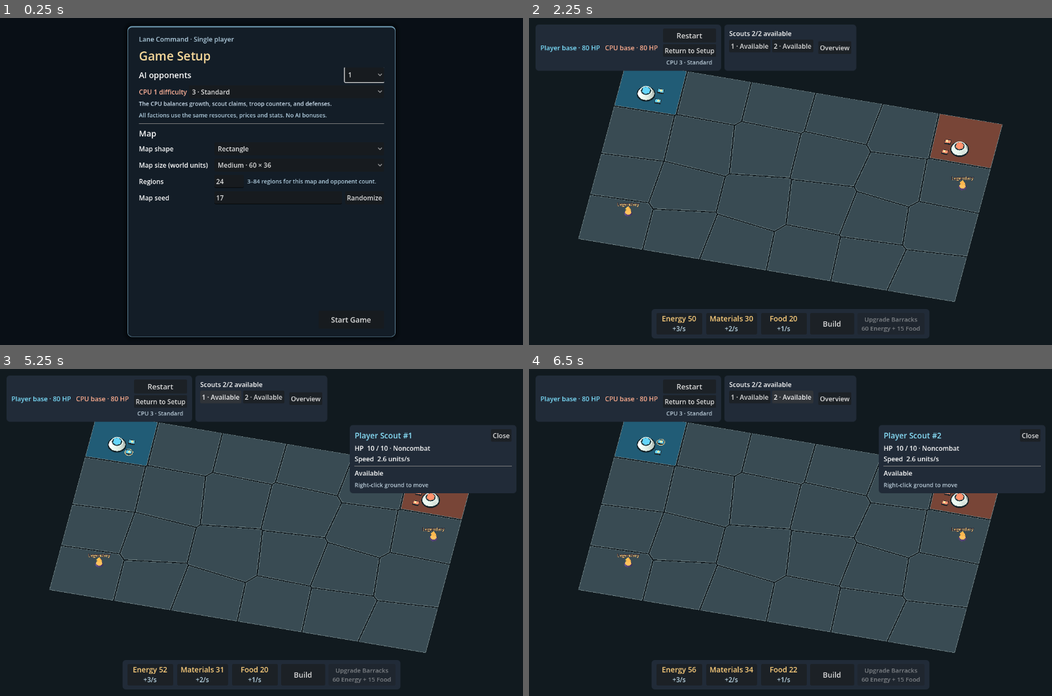
Above: before the commit, frames 1-4 (two rows, left to right).
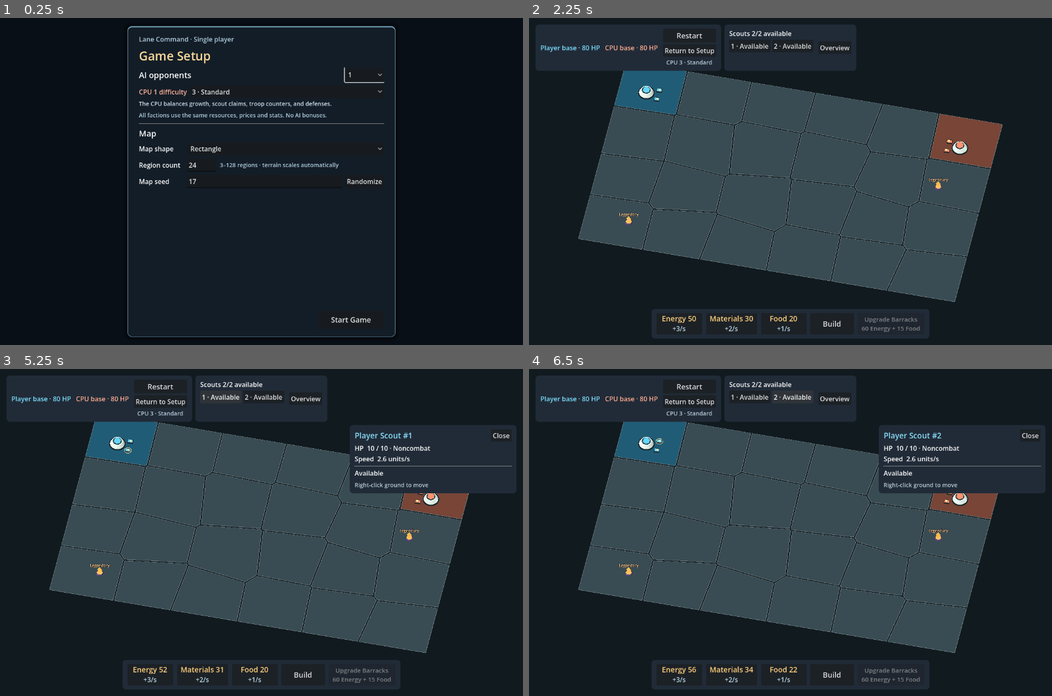
Above: after the commit, the same moments.

Repository: Appietro516/lane-command
Game: Godot game, scene res://game.tscn
Two runs of this game, one before a commit and one after it. Both use one fixed random seed, a clock stepped at 60 frames per second and the inputs below.
Inputs (mouse positions are in pixels of both pictures, inside the frame that each line leads up to):
- Up to frame 1 (0.25 s): no input
- Up to frame 2 (2.25 s): click "Rectangle" at 0.5 s; click (827, 165) at 1.25 s, where only the run before the commit has a clickable "Medium · 60 × 36"; click "Start Game" at 2 s
- Up to frame 3 (5.25 s): click "Restart" at 2.75 s; click "Restart" at 3.5 s; click "Restart" at 4.25 s; click "1 · Available" at 5 s
- Up to frame 4 (6.5 s): click "2 · Available" at 5.75 s

The runs differ from the first frame. In frame 1, 0.9% of the frame differs, in the area x 26-74%, y 39-57%; in frame 2, 1.1%, in the area x 9-91%, y 16-87%; in frame 3, 1.0%; in frame 4, 1.0%.

Commit message:
Scale generated worlds by region count and add circular terrain

Diff:
--- a/match/map_settings.gd
+++ b/match/map_settings.gd
@@ -1,13 +1,15 @@
 class_name MapSettings
 extends RefCounted
 
-enum Shape { RECTANGLE, SQUARE, TRIANGLE }
+enum Shape { RECTANGLE, SQUARE, TRIANGLE, CIRCLE }
 
 const SHAPE_NAMES := {
-	Shape.RECTANGLE: "Rectangle", Shape.SQUARE: "Square", Shape.TRIANGLE: "Triangle",
+	Shape.RECTANGLE: "Rectangle", Shape.SQUARE: "Square", Shape.TRIANGLE: "Triangle", Shape.CIRCLE: "Circle",
 }
 const DEFAULT_SIZE := Vector2(60.0, 36.0)
 const DEFAULT_REGION_COUNT := 24
+const AREA_PER_REGION := 115.0
+const CIRCLE_EDGES := 48
 const MIN_REGIONS := 2
 const MAX_REGIONS := 128
 const MIN_DIMENSION := 18.0
@@ -32,13 +34,13 @@
 	region_count = count
 	seed = map_seed
 	if not SHAPE_NAMES.has(shape):
-		configuration_error = "Choose Rectangle, Square or Triangle."
+		configuration_error = "Choose Rectangle, Square, Triangle or Circle."
 		return
 	if not _valid_dimension(size.x) or (shape == Shape.RECTANGLE and not _valid_dimension(size.y)):
 		configuration_error = "Enter map dimensions between %d and %d world units." % [
 			MIN_DIMENSION, MAX_DIMENSION]
 		return
-	if shape == Shape.SQUARE:
+	if shape == Shape.SQUARE or shape == Shape.CIRCLE:
 		size.y = size.x
 	elif shape == Shape.TRIANGLE:
 		# Equilateral in the map plane, with the apex facing north (negative Z).
@@ -49,6 +51,10 @@
 			Vector2(bounds.position.x, bounds.end.y)])
 		var divisions := floori(triangle_site_span() / MIN_SITE_PITCH)
 		supported_maximum = mini(MAX_REGIONS, (divisions + 1) * (divisions + 2) / 2)
+	elif shape == Shape.CIRCLE:
+		for index in CIRCLE_EDGES:
+			boundary.append(Vector2.from_angle(TAU * index / CIRCLE_EDGES) * size.x * 0.5)
+		supported_maximum = mini(MAX_REGIONS, floori(PI * size.x * size.x / (4.0 * MIN_SITE_PITCH ** 2)))
 	else:
 		boundary = PackedVector2Array([bounds.position, Vector2(bounds.end.x, bounds.position.y),
 			bounds.end, Vector2(bounds.position.x, bounds.end.y)])
@@ -56,6 +62,23 @@
 	if count < MIN_REGIONS or count > supported_maximum:
 		configuration_error = "Choose %d–%d regions for this %s, or increase its size for more regions." % [
 			MIN_REGIONS, supported_maximum, SHAPE_NAMES[shape].to_lower()]
+
+
+## Production maps keep approximately the same playable area per region in every shape.
+static func scaled_dimensions(map_shape: Shape, count: int) -> Vector2:
+	var area := AREA_PER_REGION * clampi(count, MIN_REGIONS, MAX_REGIONS)
+	match map_shape:
+		Shape.SQUARE:
+			return Vector2.ONE * sqrt(area)
+		Shape.TRIANGLE:
+			var side := sqrt(4.0 * area / sqrt(3.0))
+			return Vector2(side, side * sqrt(3.0) * 0.5)
+		Shape.CIRCLE:
+			var polygon_factor := CIRCLE_EDGES * sin(TAU / CIRCLE_EDGES) / 2.0
+			return Vector2.ONE * 2.0 * sqrt(area / polygon_factor)
+		_:
+			var aspect := DEFAULT_SIZE.aspect()
+			return Vector2(aspect, 1.0) * sqrt(area / aspect)
 
 
 func triangle_site_span() -> float:
--- a/match/match.gd
+++ b/match/match.gd
@@ -563,7 +563,8 @@
 
 func _navigation_boundary() -> PackedVector2Array:
 	# Axis-aligned maps use the rectangular route fast path.
-	return _layout.boundary if _layout.settings.shape == MapSettings.Shape.TRIANGLE else PackedVector2Array()
+	return _layout.boundary if _layout.settings.shape in [MapSettings.Shape.TRIANGLE,
+		MapSettings.Shape.CIRCLE] else PackedVector2Array()
 
 
 func restart_match(layout: TerritoryLayout = null) -> void:
--- a/match/match_settings.gd
+++ b/match/match_settings.gd
@@ -3,43 +3,19 @@
 
 const DifficultyProfile := preload("res://match/difficulty_profile.gd")
 
-enum MapSize { SMALL, MEDIUM, LARGE }
-
-const SIZE_PRESETS := {
-	MapSize.SMALL: {
-		"label": "Small", "rectangle": Vector2(40, 24), "square": 32.0, "triangle": 40.0,
-	},
-	MapSize.MEDIUM: {
-		"label": "Medium", "rectangle": MapSettings.DEFAULT_SIZE, "square": 48.0, "triangle": 60.0,
-	},
-	MapSize.LARGE: {
-		"label": "Large", "rectangle": Vector2(90, 54), "square": 72.0, "triangle": 90.0,
-	},
-}
 const DEFAULT_SEED := 17
 
 var map: MapSettings
-var map_size: MapSize
 var cpu_difficulties: Array[int]
 
 
-func _init(map_settings: MapSettings, preset: MapSize, levels: Array[int]) -> void:
+func _init(map_settings: MapSettings, levels: Array[int]) -> void:
 	map = map_settings
-	map_size = preset
 	cpu_difficulties = levels.duplicate()
 
 
 static func defaults() -> MatchSettings:
-	return new(MapSettings.new(MapSettings.Shape.RECTANGLE, MapSettings.DEFAULT_SIZE,
-		MapSettings.DEFAULT_REGION_COUNT, DEFAULT_SEED), MapSize.MEDIUM, [DifficultyProfile.DEFAULT_LEVEL])
-
-
-static func preset_dimensions(preset: MapSize, shape: MapSettings.Shape) -> Vector2:
-	var dimensions: Dictionary = SIZE_PRESETS[preset]
-	match shape:
-		MapSettings.Shape.SQUARE:
-			return Vector2.ONE * dimensions.square
-		MapSettings.Shape.TRIANGLE:
-			return Vector2(dimensions.triangle, dimensions.triangle * sqrt(3.0) / 2.0)
-		_:
-			return dimensions.rectangle
+	var shape := MapSettings.Shape.RECTANGLE
+	var count := MapSettings.DEFAULT_REGION_COUNT
+	return new(MapSettings.new(shape, MapSettings.scaled_dimensions(shape, count), count, DEFAULT_SEED),
+		[DifficultyProfile.DEFAULT_LEVEL])
--- a/match/match_setup.gd
+++ b/match/match_setup.gd
@@ -16,7 +16,6 @@
 var _seed_rng := RandomNumberGenerator.new()
 
 @onready var _shape_picker: OptionButton = %MapShape
-@onready var _size_picker: OptionButton = %MapSize
 @onready var _region_field: LineEdit = %MapRegions
 @onready var _seed_field: LineEdit = %MapSeed
 @onready var _opponent_picker: OptionButton = %OpponentCount
@@ -31,21 +30,17 @@
 	_seed_rng.randomize()
 	for shape in MapSettings.SHAPE_NAMES:
 		_shape_picker.add_item(MapSettings.SHAPE_NAMES[shape], shape)
-	for size in MatchSettings.SIZE_PRESETS:
-		_size_picker.add_item(MatchSettings.SIZE_PRESETS[size].label, size)
 	for count in range(1, TerritoryLayout.MAX_CPU_OPPONENTS + 1):
 		_opponent_picker.add_item(str(count), count)
 		var level := settings.cpu_difficulties[count - 1] if count <= settings.cpu_difficulties.size() \
 			else DifficultyProfile.DEFAULT_LEVEL
 		_add_cpu_row(count, level)
 	_shape_picker.select(_shape_picker.get_item_index(settings.map.shape))
-	_size_picker.select(_size_picker.get_item_index(settings.map_size))
 	_opponent_picker.select(_opponent_picker.get_item_index(settings.cpu_difficulties.size()))
 	_region_field.text = str(settings.map.region_count)
 	_seed_field.text = str(settings.map.seed)
 
-	_shape_picker.item_selected.connect(_update_size_options.unbind(1))
-	_size_picker.item_selected.connect(_validate.unbind(1))
+	_shape_picker.item_selected.connect(_validate.unbind(1))
 	_opponent_picker.item_selected.connect(func(_index: int) -> void:
 		_update_cpu_rows()
 		_validate())
@@ -54,7 +49,7 @@
 	%Randomize.pressed.connect(_randomize_seed)
 	_start.pressed.connect(_start_match)
 	_update_cpu_rows()
-	_update_size_options()
+	_validate()
 	_opponent_picker.grab_focus()
 
 
@@ -102,31 +97,16 @@
 		_cpu_rows[i].visible = i < count
 
 
-func _update_size_options() -> void:
-	var shape := _shape_picker.get_selected_id() as MapSettings.Shape
-	for i in _size_picker.item_count:
-		var preset := _size_picker.get_item_id(i) as MatchSettings.MapSize
-		var dimensions := MatchSettings.preset_dimensions(preset, shape)
-		_size_picker.set_item_text(i, "%s · %s × %s" % [MatchSettings.SIZE_PRESETS[preset].label,
-			String.num(dimensions.x, 0), String.num(dimensions.y, 1).trim_suffix(".0")])
-	_validate()
-
-
 func _validate() -> void:
 	var shape := _shape_picker.get_selected_id() as MapSettings.Shape
-	var preset := _size_picker.get_selected_id() as MatchSettings.MapSize
-	var dimensions := MatchSettings.preset_dimensions(preset, shape)
 	var opponents := _opponent_picker.get_selected_id()
 	var minimum := opponents + 2
 	var regions := _region_field.text.strip_edges()
 	var seed := _seed_field.text.strip_edges()
 	var count: Variant = _parse_integer(regions)
-	var map := MapSettings.new(shape, dimensions, count if count != null else 0, 0)
-	_capacity.text = "%d–%d regions for this map and opponent count." % [minimum, map.supported_maximum]
+	_capacity.text = "%d–%d regions · terrain scales automatically" % [minimum, MapSettings.MAX_REGIONS]
 	if count == null or count < MapSettings.MIN_REGIONS or count > MapSettings.MAX_REGIONS:
 		_show_error("Enter a whole number of regions from 2 to 128.")
-	elif count > map.supported_maximum:
-		_show_error("This map fits up to %d regions. Reduce regions or choose a larger map." % map.supported_maximum)
 	elif count < minimum:
 		_show_error("Use at least %d regions so each faction has a start and one region stays neutral." % minimum)
 	else:
@@ -134,7 +114,8 @@
 		if selected_seed == null:
 			_show_error("Enter a whole-number seed from -%s to %s." % [MIN_INT_MAGNITUDE_TEXT, MAX_INT_TEXT])
 			return
-		_layout = TerritoryLayout.new(selected_seed, count, dimensions, 1, 1, opponents, shape)
+		_layout = TerritoryLayout.new(selected_seed, count, MapSettings.scaled_dimensions(shape, count),
+			1, 1, opponents, shape)
 		_show_error(_layout.configuration_error)
 
 
@@ -160,7 +141,7 @@
 	var levels: Array[int] = []
 	for i in _opponent_picker.get_selected_id():
 		levels.append(_difficulty_pickers[i].get_selected_id())
-	var selected := MatchSettings.new(_layout.settings, _size_picker.get_selected_id() as MatchSettings.MapSize, levels)
+	var selected := MatchSettings.new(_layout.settings, levels)
 	_start.disabled = true
 	start_requested.emit(selected, _layout)
 
--- a/match/match_setup.tscn
+++ b/match/match_setup.tscn
@@ -131,20 +131,9 @@
 size_flags_horizontal = 3
 accessibility_name = "Map shape"
 
-[node name="SizeLabel" type="Label" parent="Margins/Panel/Stack/FormScroll/Form/MapFields"]
-layout_mode = 2
-text = "Map size (world units)"
-
-[node name="MapSize" type="OptionButton" parent="Margins/Panel/Stack/FormScroll/Form/MapFields"]
-unique_name_in_owner = true
-custom_minimum_size = Vector2(0, 32)
-layout_mode = 2
-accessibility_name = "Map size"
-accessibility_description = "Width by height in world units"
-
 [node name="RegionLabel" type="Label" parent="Margins/Panel/Stack/FormScroll/Form/MapFields"]
 layout_mode = 2
-text = "Regions"
+text = "Region count"
 
 [node name="RegionControls" type="HBoxContainer" parent="Margins/Panel/Stack/FormScroll/Form/MapFields"]
 layout_mode = 2
--- a/match/territory_layout.gd
+++ b/match/territory_layout.gd
@@ -131,7 +131,7 @@
 	for start in starts:
 		base_positions[start.id] = candidates[start]
 
-	if cpu_opponents == 1 and settings.shape != MapSettings.Shape.TRIANGLE:
+	if cpu_opponents == 1 and settings.shape in [MapSettings.Shape.RECTANGLE, MapSettings.Shape.SQUARE]:
 		starting_territories = [player_start_ids, cpu_start_ids.duplicate()]
 		starting_territories[1].reverse()
 		return
@@ -173,6 +173,8 @@
 	rng.seed = active_seed
 	if settings.shape == MapSettings.Shape.TRIANGLE:
 		return _generate_triangle_sites(count, rng)
+	if settings.shape == MapSettings.Shape.CIRCLE:
+		return _generate_circle_sites(count, rng)
 	var transpose := bounds.size.y > bounds.size.x
 	var extent := Vector2(bounds.size.y, bounds.size.x) if transpose else bounds.size
 	var max_columns := floori(extent.x / MapSettings.MIN_SITE_PITCH)
@@ -196,6 +198,29 @@
 	# The traversal runs from one end of the long axis to the other. Its
 	# prefix and suffix give both factions contiguous territory at any split.
 	return sites
+
+
+func _generate_circle_sites(count: int, rng: RandomNumberGenerator) -> PackedVector2Array:
+	if count == 2:
+		var offset := Vector2.RIGHT * bounds.size.x * 0.23
+		return PackedVector2Array([-offset, offset])
+	# Divide the disk into annuli of approximately equal area per site.
+	var rings := maxi(1, roundi(sqrt(count / PI)))
+	var points: Array[Vector2] = [Vector2.ZERO]
+	var phase := rng.randf_range(0.0, TAU)
+	for ring in range(1, rings + 1):
+		var outer_count := roundi(count * (ring * ring) / float(rings * rings))
+		var entries := outer_count - points.size()
+		if entries <= 0:
+			continue
+		var radius := bounds.size.x * 0.5 * sqrt((points.size() + entries * 0.5) / count)
+		for index in entries:
+			var angle := phase + TAU * (index + 0.5 * (ring % 2)) / entries
+			points.append(Vector2.from_angle(angle) * radius
+				+ Vector2(rng.randf_range(-0.18, 0.18), rng.randf_range(-0.18, 0.18)))
+	# Stable IDs at the extreme sides keep the original opening endpoints.
+	points.sort_custom(func(a: Vector2, b: Vector2) -> bool: return a.x < b.x)
+	return PackedVector2Array(points)
 
 
 func _generate_triangle_sites(count: int, rng: RandomNumberGenerator) -> PackedVector2Array:
--- a/tests/match_chunk_navigation_test.gd
+++ b/tests/match_chunk_navigation_test.gd
@@ -24,7 +24,7 @@
 
 
 func _test_shapes_and_clearance() -> void:
-	for shape in [MapSettings.Shape.RECTANGLE, MapSettings.Shape.SQUARE, MapSettings.Shape.TRIANGLE]:
+	for shape in MapSettings.SHAPE_NAMES:
 		var settings := MapSettings.new(shape as MapSettings.Shape, BOUNDS.size, 6, 17)
 		var navigation := Navigation.new(settings.bounds, settings.boundary)
 		navigation.add_obstacle(Rect2(-0.4, -5.0, 0.8, 10.0), 0.12)
--- a/tests/match_map_shapes_test.gd
+++ b/tests/match_map_shapes_test.gd
@@ -24,6 +24,9 @@
 				_test_partition(shape, Vector2(18, 18), 2, map_seed, 1)
 				_test_partition(shape, Vector2(72, 31), 24, map_seed, 4)
 				_test_partition(shape, Vector2(168, 192), 128, map_seed, 4)
+		for shape in MapSettings.SHAPE_NAMES:
+			for count in [12, 24, 48, 96]:
+				_test_partition(shape, MapSettings.scaled_dimensions(shape, count), count, 17, 4, true)
 		await _test_triangle_play()
 	if _failures == 0:
 		print("Map shape checks passed.")
@@ -31,7 +34,7 @@
 
 
 func _test_partition(shape: MapSettings.Shape, dimensions: Vector2, count: int, map_seed: int,
-		opponents: int) -> void:
+		opponents: int, scaled := false) -> void:
 	var layout := TerritoryLayout.new(map_seed, count, dimensions, 1, 1, opponents, shape)
 	var reproducible := TerritoryLayout.new(map_seed, count, dimensions, 1, 1, opponents, shape)
 	_check(layout.configuration_error.is_empty() and layout.cells.size() == count
@@ -53,6 +56,9 @@
 			for i in 3:
 				_check(is_equal_approx(layout.boundary[i].distance_to(layout.boundary[(i + 1) % 3]),
 					dimensions.x), "Triangle is equilateral in the map plane.")
+		MapSettings.Shape.CIRCLE:
+			_check(layout.boundary.size() == MapSettings.CIRCLE_EDGES
+				and layout.bounds.size == Vector2.ONE * dimensions.x, "Circle is a regular disk.")
 	_check(layout.base_positions == reproducible.base_positions
 		and layout.starting_territories == reproducible.starting_territories,
 		"Same seed reproduces faction starts and ownership.")
@@ -75,6 +81,8 @@
 		var cell_area := _area(cell.polygon)
 		_check(cell_area > 1.0 and not Geometry2D.triangulate_polygon(cell.polygon).is_empty(),
 			"Each territory has a usable polygon.")
+		if scaled:
+			_check(cell_area > MapSettings.AREA_PER_REGION * 0.32, "Scaled cells preserve useful area.")
 		area += cell_area
 		for point in cell.polygon:
 			_check(layout.contains(point), "Cell vertices lie inside the playable boundary.")
@@ -85,6 +93,10 @@
 				_check(_area(overlap) < AREA_EPSILON, "Cells have no interior overlap.")
 	var map_area := _area(layout.boundary)
 	_check(absf(area - map_area) < map_area * 0.000001, "Cells cover the entire boundary.")
+
+	if scaled:
+		_check(is_equal_approx(map_area, MapSettings.AREA_PER_REGION * count),
+			"Playable area scales linearly with count in every shape.")
 
 	var connected: Array[StringName] = [layout.cells[0].id]
 	var index := 0
--- a/tests/match_setup_test.gd
+++ b/tests/match_setup_test.gd
@@ -18,7 +18,6 @@
 	var setup_screen: MatchSetup = game.get_node("MatchSetup")
 	var count: OptionButton = setup_screen.get_node("%OpponentCount")
 	var shape: OptionButton = setup_screen.get_node("%MapShape")
-	var size: OptionButton = setup_screen.get_node("%MapSize")
 	var regions: LineEdit = setup_screen.get_node("%MapRegions")
 	var seed_field: LineEdit = setup_screen.get_node("%MapSeed")
 	var start: Button = setup_screen.get_node("%Start")
@@ -31,7 +30,7 @@
 	_check(setup_screen._difficulty_pickers[0].has_focus(),
 		"Tab focuses the first difficulty selector.")
 	_check(shape.get_selected_id() == MapSettings.Shape.RECTANGLE
-		and size.text == "Medium · 60 × 36" and regions.text == "24" and seed_field.text == "17"
+		and setup_screen.get_node_or_null("%MapSize") == null and regions.text == "24" and seed_field.text == "17"
 		and setup_screen._difficulty_pickers[0].get_selected_id() == 3,
 		"Setup displays the requested defaults.")
 
@@ -42,7 +41,7 @@
 		game.free()
 		quit(1)
 		return
-	_check(match_scene._layout.settings.size == Vector2(60, 36)
+	_check(match_scene._layout.settings.size == MapSettings.scaled_dimensions(MapSettings.Shape.RECTANGLE, 24)
 		and match_scene._layout.settings.shape == MapSettings.Shape.RECTANGLE
 		and match_scene._layout.cells.size() == 24 and match_scene.active_map_seed == 17
 		and match_scene._cpu_strategies.size() == 1
@@ -57,7 +56,6 @@
 	setup_screen = game.get_node("MatchSetup")
 	count = setup_screen.get_node("%OpponentCount")
 	shape = setup_screen.get_node("%MapShape")
-	size = setup_screen.get_node("%MapSize")
 	regions = setup_screen.get_node("%MapRegions")
 	seed_field = setup_screen.get_node("%MapSeed")
 	start = setup_screen.get_node("%Start")
@@ -73,14 +71,15 @@
 	_edit(regions, "5")
 	_check(start.disabled and "at least 6" in error.text, "Four CPU starts also leave room for a neutral claim.")
 	_select(shape, MapSettings.Shape.TRIANGLE)
-	_select(size, MatchSettings.MapSize.SMALL)
-	_edit(regions, "29")
-	_check(start.disabled and "up to 28" in error.text, "The small triangle enforces its specific capacity.")
+	_edit(regions, "129")
+	_check(start.disabled, "Changing shape preserves the region count limit.")
+	_edit(regions, "96")
+	_check(not start.disabled, "A triangle can scale to 96 regions.")
+	_edit(regions, "129")
 	start.pressed.emit()
 	_check(not game.has_node("Match"), "An invalid configuration cannot start.")
 
 	_edit(regions, "18")
-	_select(size, MatchSettings.MapSize.LARGE)
 	_select(count, 2)
 	_check(setup_screen._cpu_rows[1].visible and not setup_screen._cpu_rows[2].visible,
 		"Exactly two labeled rows are available with two CPUs.")
@@ -104,8 +103,7 @@
 		return
 	var triangle: TerritoryLayout = match_scene._layout
 	_check(match_scene.active_map_seed == -9223372036854775807 - 1 and triangle.boundary.size() == 3
-		and is_equal_approx(triangle.bounds.size.y, 90.0 * sqrt(3.0) / 2.0)
-		and triangle.bounds.size.x == 90.0 and triangle.cells.size() == 18
+		and triangle.bounds.size == MapSettings.scaled_dimensions(MapSettings.Shape.TRIANGLE, 18) and triangle.cells.size() == 18
 		and match_scene._cpu_strategies.size() == 2, "Start applies the exact seed, triangle and region count.")
 	_check_profiles(match_scene, [5, 2])
 	var old_battle: MatchBattle = match_scene._battle
@@ -118,7 +116,6 @@
 	setup_screen = game.get_node("MatchSetup")
 	_check(setup_screen.get_node("%MapSeed").text == str(triangle.active_seed)
 		and setup_screen.get_node("%MapShape").get_selected_id() == MapSettings.Shape.TRIANGLE
-		and setup_screen.get_node("%MapSize").get_selected_id() == MatchSettings.MapSize.LARGE
 		and setup_screen.get_node("%MapRegions").text == "18"
 		and setup_screen.get_node("%OpponentCount").get_selected_id() == 2
 		and setup_screen._difficulty_pickers[0].get_selected_id() == 5
@@ -133,7 +130,6 @@
 	root.size = Vector2i(1000, 640)
 	_select(setup_screen.get_node("%OpponentCount"), 4)
 	_select(setup_screen.get_node("%MapShape"), MapSettings.Shape.SQUARE)
-	_select(setup_screen.get_node("%MapSize"), MatchSettings.MapSize.SMALL)
 	_edit(setup_screen.get_node("%MapRegions"), "12")
 	var levels: Array[int] = [3, 2, 1, 4]
 	for i in levels.size():
@@ -151,7 +147,7 @@
 	await _click(setup_screen.get_node("%Start"))
 	match_scene = game.get_node("Match")
 	var square: TerritoryLayout = match_scene._layout
-	_check(square.bounds.size == Vector2(32, 32) and square.cells.size() == 12
+	_check(square.bounds.size == MapSettings.scaled_dimensions(MapSettings.Shape.SQUARE, 12) and square.cells.size() == 12
 		and square.settings.shape == MapSettings.Shape.SQUARE and square.active_seed == randomized_seed.to_int()
 		and match_scene._battle._bases.size() == 5, "The square starts all four CPUs with the displayed randomized seed.")
 	_check_profiles(match_scene, levels)
@@ -160,7 +156,6 @@
 	setup_screen = game.get_node("MatchSetup")
 	_select(setup_screen.get_node("%OpponentCount"), 1)
 	_select(setup_screen.get_node("%MapShape"), MapSettings.Shape.RECTANGLE)
-	_select(setup_screen.get_node("%MapSize"), MatchSettings.MapSize.MEDIUM)
 	_edit(setup_screen.get_node("%MapRegions"), "24")
 	_edit(setup_screen.get_node("%MapSeed"), "17")
 	await _click(setup_screen.get_node("%Start"))
